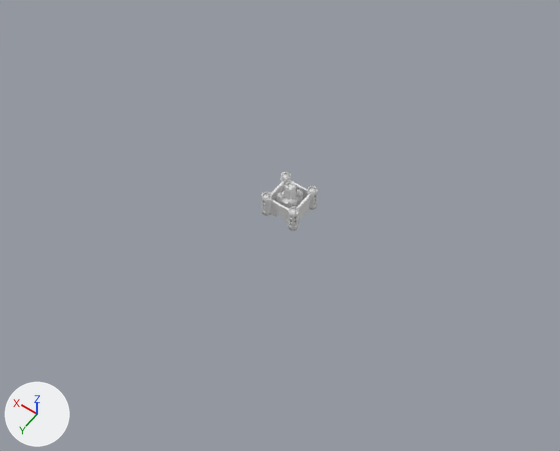
The Blender file ProgettoCG.blend, before and after one commit.
Rendered twice from a camera (50 mm lens) standing at (-69.3, 101.1, 146.9) and looking at (-0.5, 4.8, -4.3). Lighting does not change. The marker at lower left points along +X, +Y and +Z.
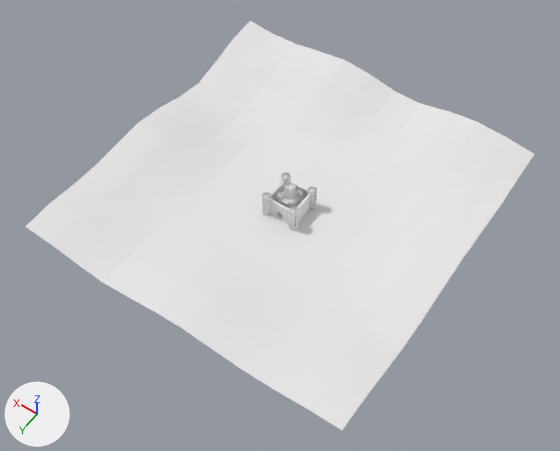
Edits to the bpy script that builds the scene:
```text
Add mat_terreno_001:
    mat_terreno_001 = principled_material('Terreno.001')
    mat_terreno_001.base_color = (0.8, 0.8, 0.8)  # white #e7e7e7
    mat_terreno_001.roughness = 1.0
    mat_terreno_001.specular_ior_level = 0.1
Add me_plane_002:
    me_plane_002.from_pydata(...)  # 144 vertices, 121 faces; spans x -1.0..1.0, y -1.0..1.0, z -0.02..0.19
    me_plane_002.materials.append(mat_terreno_001)  # its picture is missing
Add ob_plane_001:
    ob_plane_001 = bpy.data.objects.new('Plane.001', me_plane_002)
    ob_plane_001.location = (2.1, -1.8, -2.9)
    ob_plane_001.scale = (45.0, 45.0, 45.0)
```

Where the change shows, as pixel boxes (x1, y1, x2, y2) in the pictures (560 x 451 px):
'Plane.001', added
    after: (25, 21, 534, 430)
